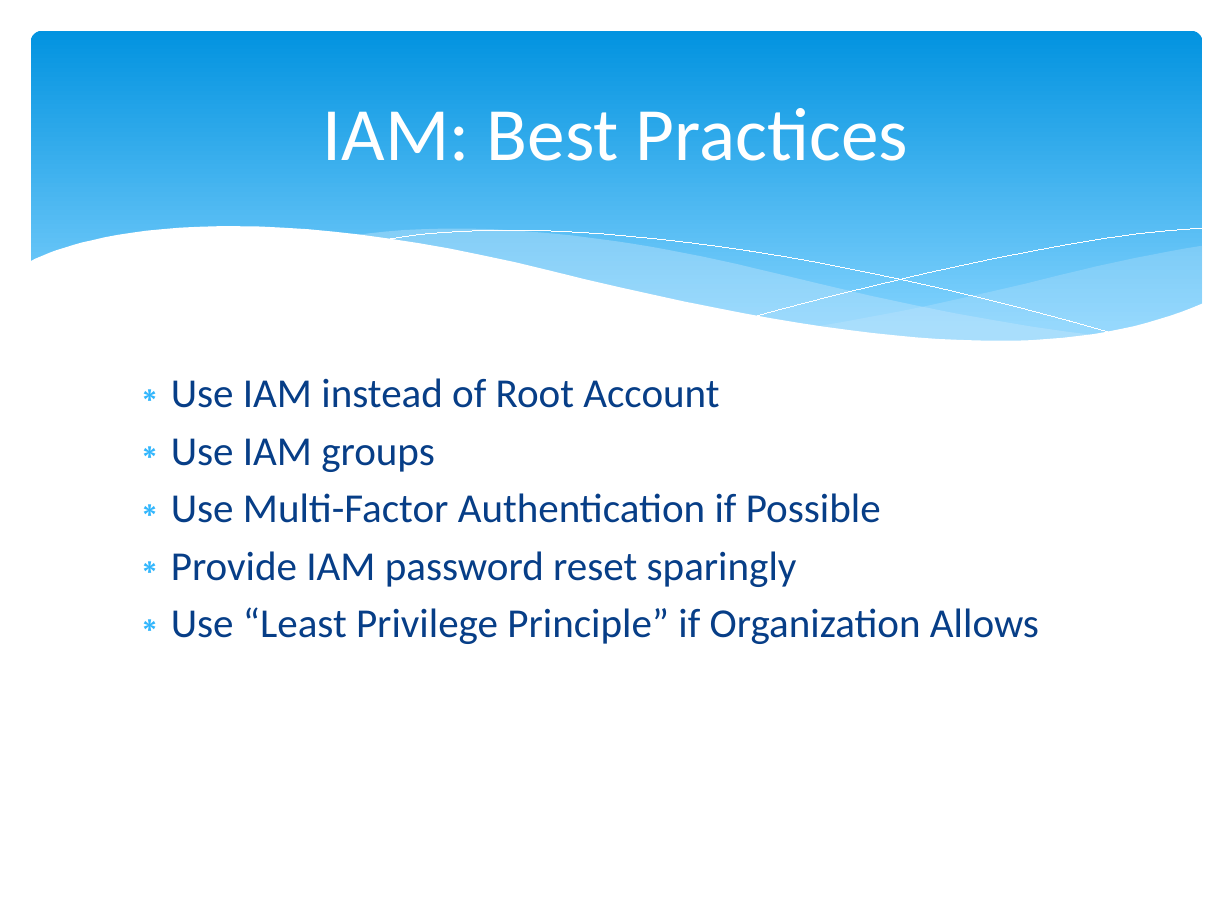
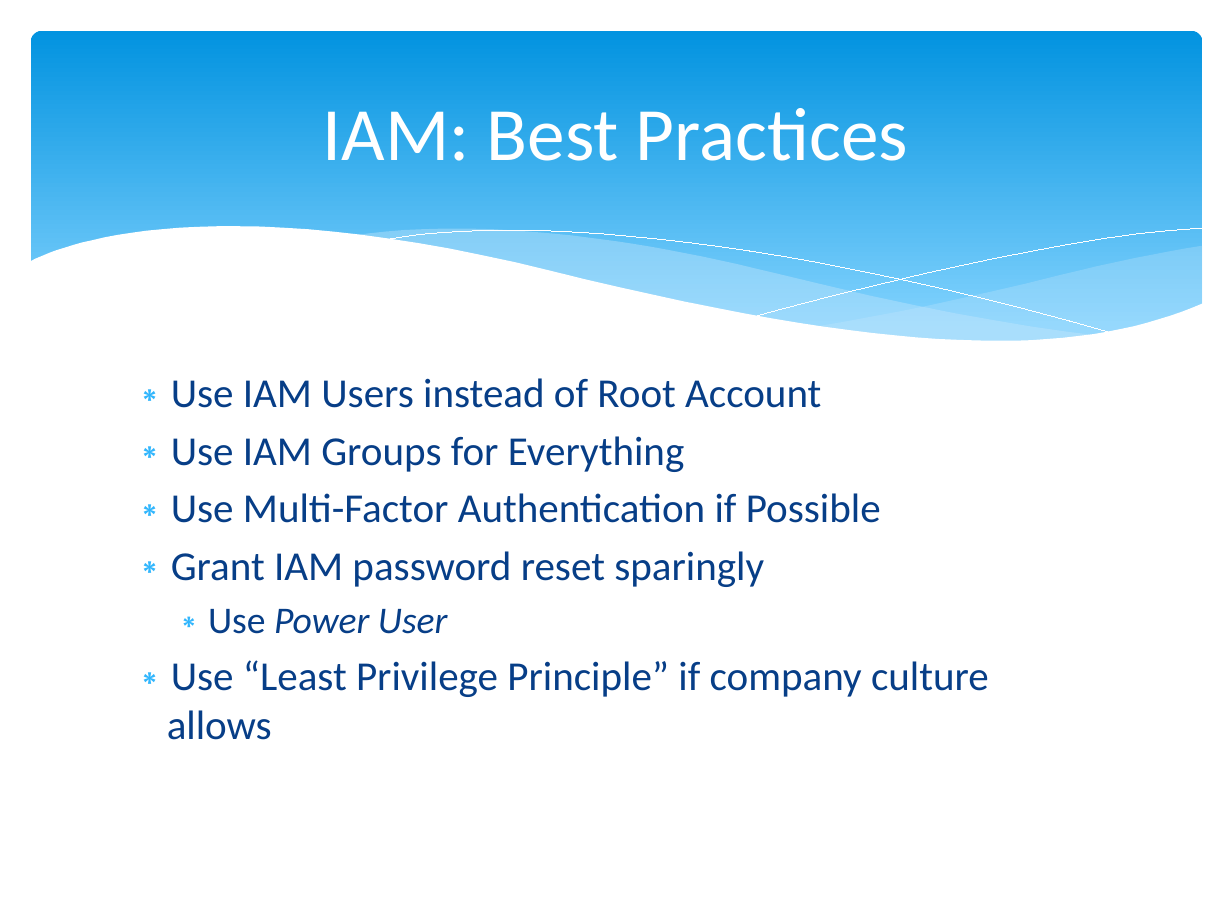
Before and after one commit to cloudavail/awstraining, a slide deck: slide 16 of aws-iam/aws-iam.pptx (slide 15 before the commit). Drawn at 1232x924 pixels with LibreOffice and Linux fonts; fonts in the diff are those of the drawing. Boxes give left, top, right and bottom in pixels: in the first picture for what was removed or moved away, otherwise in the second. Text is boxed around its words. In the diff, an @@ line names an element or a change of style, - is before the commit and + after.

```diff
--- a/aws-iam/aws-iam.pptx
+++ b/aws-iam/aws-iam.pptx
@@ text at [171,378,821,472]: text changed @@
-∗ Use IAM instead of Root Account
-∗ Use IAM groups
+∗ Use IAM Users instead of Root Account
+∗ Use IAM Groups for Everything
@@ text at [167,551,989,740]: text changed @@
-∗ Provide IAM password reset sparingly
-∗ Use “Least Privilege Principle” if Organization Allows
+∗ Grant IAM password reset sparingly
+  ∗ Use Power User
+∗ Use “Least Privilege Principle” if company culture allows
```
Also in this commit, not shown: 6 other slides changed, 1 slide added.
